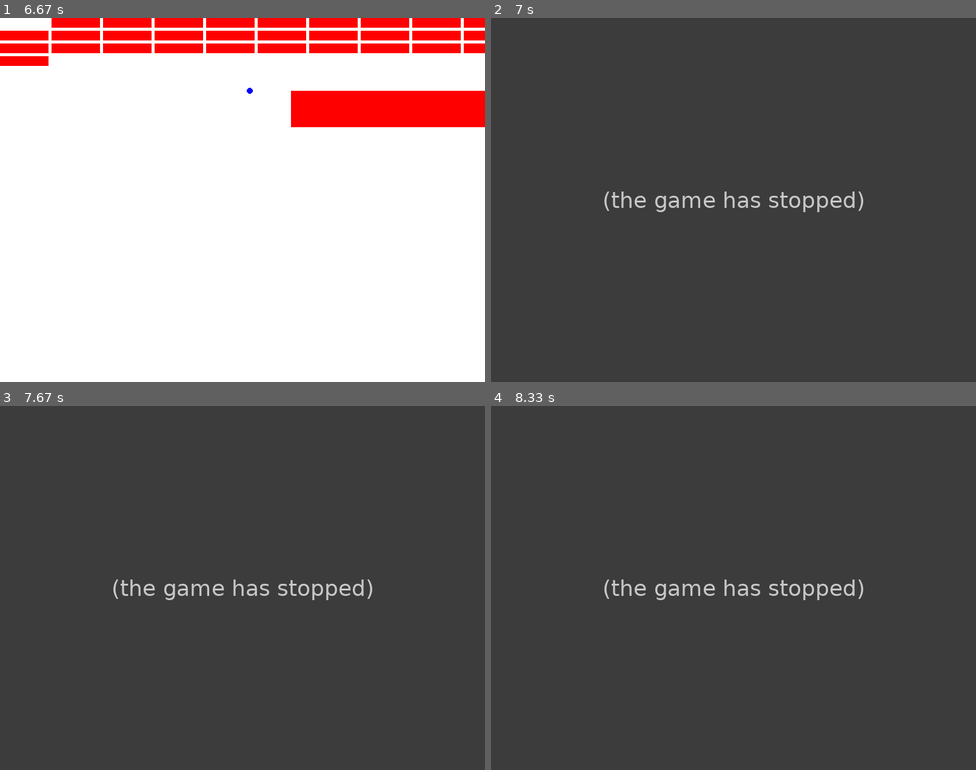
Above: before the commit, frames 1-4 (two rows, left to right).
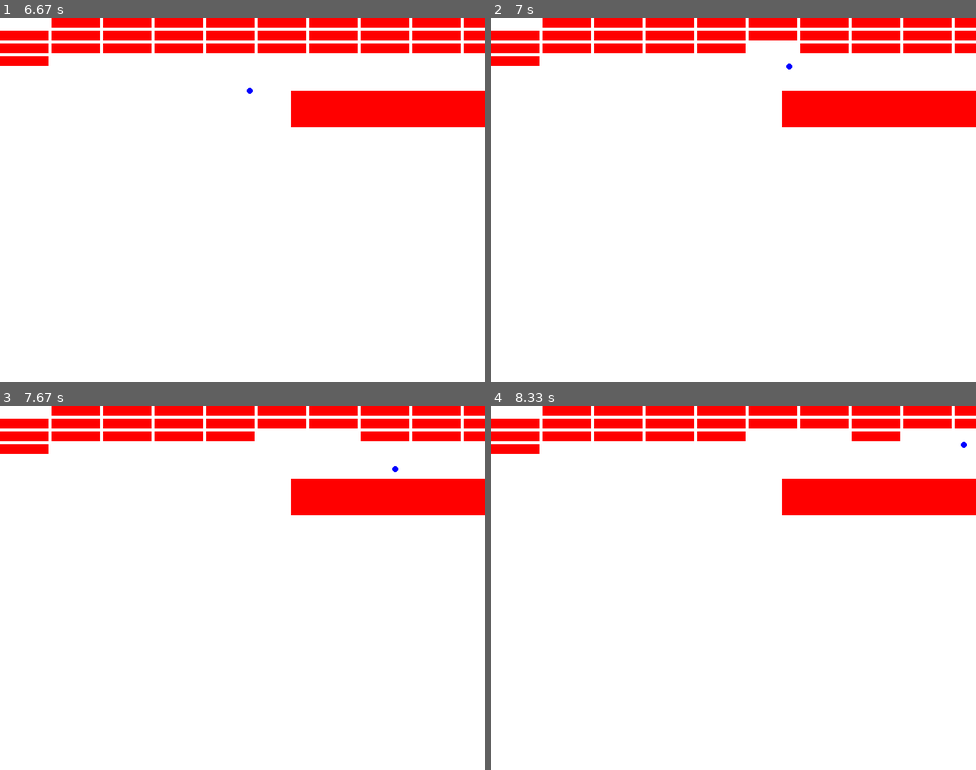
Above: after the commit, the same moments.

Repository: lplinna/AdventureGame
Game: pygame game, started from pygame/main.py
Same seed, same stepped clock (60 frames per second), same inputs: the game is played once before the commit and once after it.
Inputs:
- Up to frame 1 (6.67 s): hold Left 0.33-0.87 s; hold Left 0.9-1.3 s; hold Right 1.33-1.97 s; hold Left 2-2.47 s; hold Right 2.5-2.97 s; hold Right 3-3.47 s; hold Left 3.5-4.03 s; hold Left 4.07-4.47 s; hold Right 4.5-5.13 s; hold Left 5.17-5.63 s; hold Right 5.67-6.13 s; hold Right 6.17-6.63 s
- Up to frame 2 (7 s): no input
- Up to frame 3 (7.67 s): no input
- Up to frame 4 (8.33 s): no input

Frame 1 is identical in both runs. In frame 2, 100% of the frame differs, in the area x 0-100%, y 0-100%; in frame 3, 100%; in frame 4, 100%.
Error before the commit: AttributeError: 'list' object has no attribute 'erase' (main.py line 138); the game stopped at 6.88 s (later frames are placeholders)

Commit message:
Fixed erase

Diff:
--- a/pygame/main.py
+++ b/pygame/main.py
@@ -79,6 +79,11 @@
        else:
           return False
 
+    def rectangle_top(self, brectangle):
+        top_tangent = pygame.Vector2(1,0)
+        top_direction = pygame.Vector2(self.x - brectangle.x, self.y - brectangle.y)
+        print(top_direction.dot(top_tangent))
+
     def update(self):
         self.x += self.velx
         self.y += self.vely
@@ -131,11 +136,12 @@
     playerBall.update()
     testRect.draw(screen)
     playerBall.collides_brectangle(testRect)
+    playerBall.rectangle_top(testRect)
 
     for block in blocks:
        block.draw(screen)
        if playerBall.collides_brectangle(block):
-          blocks.erase(block)
+          blocks.remove(block)
 
     pygame.display.flip()
     pygame.time.Clock().tick(60)
